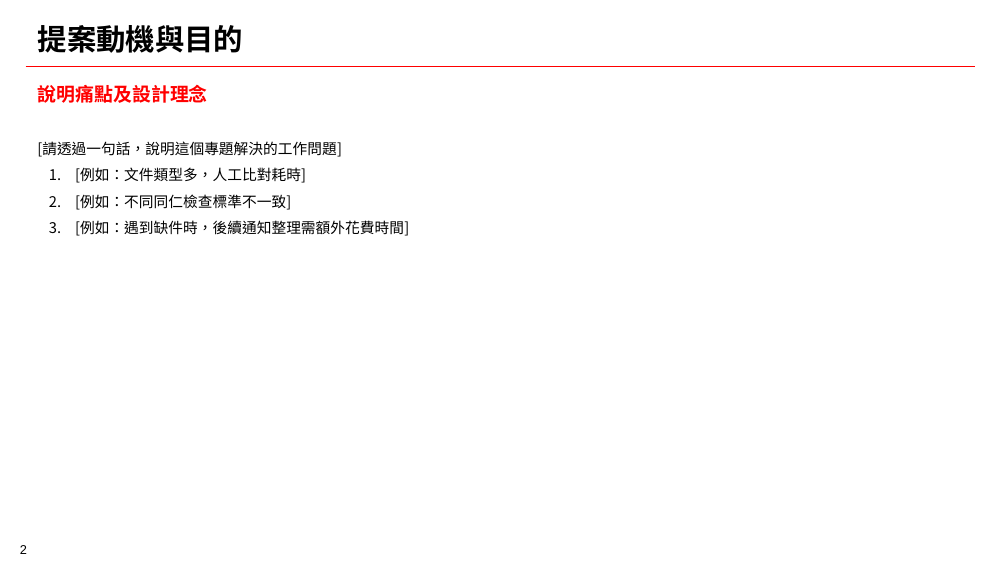
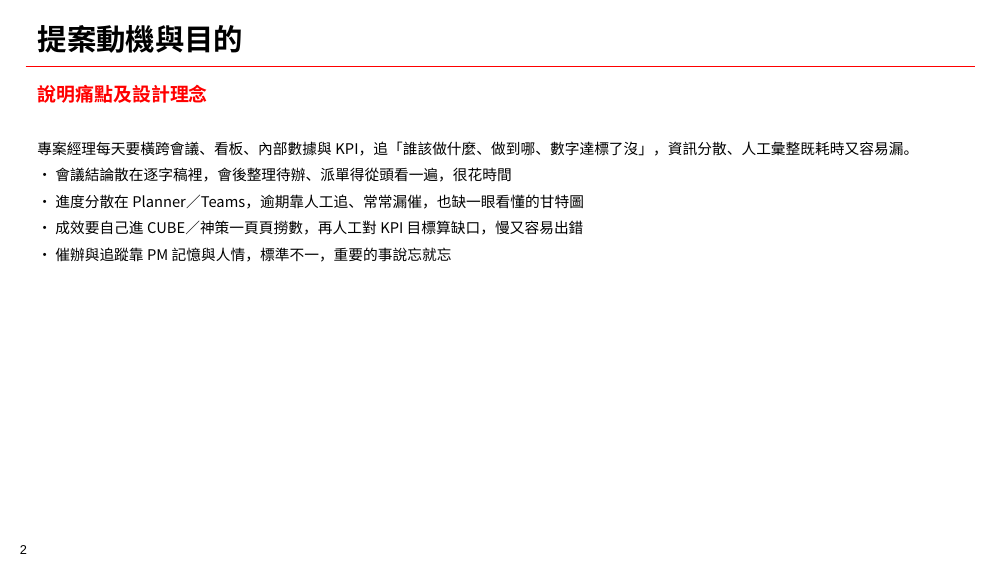
Before and after one commit to how0531/sino_AI-PM, a slide deck: slide 2 of AI競賽.pptx. Drawn at 1008x567 pixels with LibreOffice and Linux fonts; fonts in the diff are those of the drawing; background and template pictures are left out. Boxes give left, top, right and bottom in pixels: in the first picture for what was removed or moved away, otherwise in the second. Text is boxed around its words. In the diff, an @@ line names an element or a change of style, - is before the commit and + after.

```diff
--- a/AI競賽.pptx
+++ b/AI競賽.pptx
@@ text at [37, 141, 918, 262]: text changed @@
-[請透過一句話，說明這個專題解決的工作問題]
-1. [例如：文件類型多，人工比對耗時]
-2. [例如：不同同仁檢查標準不一致]
-3. [例如：遇到缺件時，後續通知整理需額外花費時間]
+專案經理每天要橫跨會議、看板、內部數據與 KPI，追「誰該做什麼、做到哪、數字達標了沒」，資訊分散、人工彙整既耗時又容易漏。
+• 會議結論散在逐字稿裡，會後整理待辦、派單得從頭看一遍，很花時間
+• 進度分散在 Planner／Teams，逾期靠人工追、常常漏催，也缺一眼看懂的甘特圖
+• 成效要自己進 CUBE／神策一頁頁撈數，再人工對 KPI 目標算缺口，慢又容易出錯
+• 催辦與追蹤靠 PM 記憶與人情，標準不一，重要的事說忘就忘
```
Also in this commit, not shown: 6 other slides changed, 1 slide added, 12 other files.
